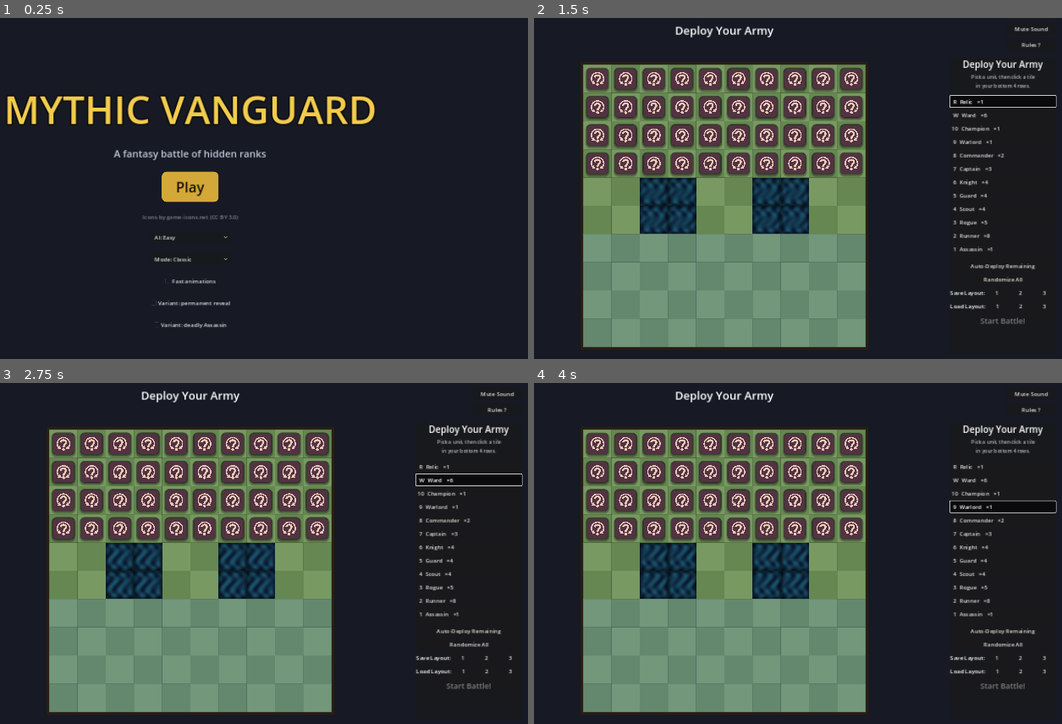
Above: before the commit, frames 1-4 (two rows, left to right).
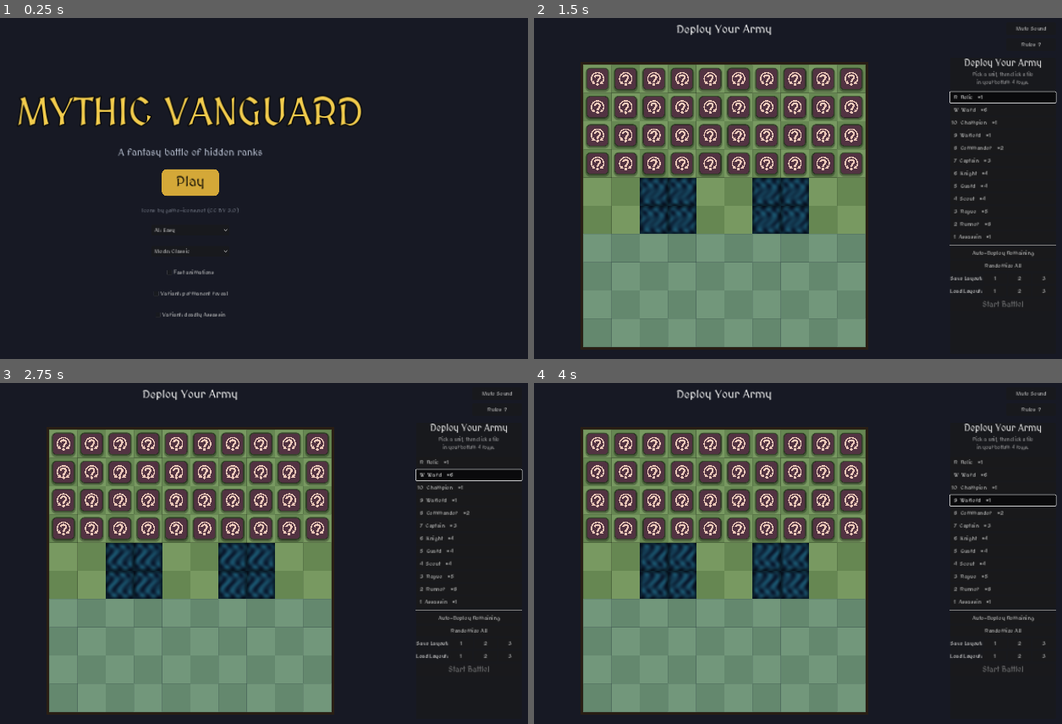
Above: after the commit, the same moments.

Repository: NCSTATEPACK16/MythicVanguard
Game: Godot game, scene res://title.tscn
Same seed, same stepped clock (60 frames per second), same inputs: the game is played once before the commit and once after it.
Inputs:
- Up to frame 1 (0.25 s): no input
- Up to frame 2 (1.5 s): click "Play" at 0.5 s; click "R Relic ×1" at 1.25 s
- Up to frame 3 (2.75 s): click "W Ward ×6" at 2 s
- Up to frame 4 (4 s): click "10 Champion ×1" at 2.75 s; click "9 Warlord ×1" at 3.5 s

The runs differ from the first frame. In frame 1, 5.4% of the frame differs, in the area x 1-71%, y 22-92%; in frame 2, 3.1%; in frame 3, 3.1%; in frame 4, 3.1%.

Commit message:
feat: setup rearrange-by-swap + medieval UI font
Setup phase: dropping a dragged piece onto an occupied square in your
half now swaps the two pieces, so you can auto-deploy for the bulk and
then rearrange freely. The hovered target jiggles (iOS home-screen feel)
and the displaced piece settle-shakes into its new square. Drop handling
now uses deploy_start_row so it's correct in Blitz too, and a global
release handler makes touch drags reliable on iPhone.

Move History: replace the missing-glyph arrow with an ASCII '->' so it no
longer renders as a tofu box, and bundle MedievalSharp (OFL) as the
default UI theme font for a consistent medieval look.

Adds headless --rulestest coverage for swap, empty-move, snap-back, the
hover-target resolver, and the ASCII arrow. Web build re-exported.

Co-Authored-By: Claude Opus 4.8 <noreply@anthropic.com>

Diff:
--- a/main.gd
+++ b/main.gd
@@ -22,6 +22,10 @@
 var pool_counts = {}
 var selected_deploy_type: String = ""
 var tray_buttons = {}
+
+# Setup-phase drag/swap tracking
+var dragging_piece = null   # the player piece currently being dragged, or null
+var jiggle_target = null    # the piece currently jiggling as a swap target, or null
 
 # Play phase state
 var selected_piece = null
@@ -214,6 +218,37 @@
 	if GameManager.current_state == GameManager.GameState.PLAYER_TURN and valid_moves.size() > 0:
 		_pulse_time += delta
 		queue_redraw()
+	# Setup: jiggle whichever piece a dragged token hovers over, so it reads as
+	# "release here to swap" (iOS home-screen feel).
+	elif GameManager.current_state == GameManager.GameState.SETUP and dragging_piece != null:
+		_update_swap_hover()
+
+func _on_piece_dragged(piece):
+	if GameManager.current_state == GameManager.GameState.SETUP:
+		dragging_piece = piece
+
+func _update_swap_hover():
+	var occupant = _swap_target_under(dragging_piece)
+	if occupant == jiggle_target:
+		return
+	if jiggle_target != null:
+		jiggle_target.stop_jiggle()
+	jiggle_target = occupant
+	if jiggle_target != null:
+		jiggle_target.start_jiggle()
+
+# The player piece a dragged token currently overlaps and could swap with, or
+# null. A valid swap target sits in bounds, in the player's deploy rows, and is
+# a different piece than the one being dragged.
+func _swap_target_under(piece):
+	var pos = piece.global_position
+	var tile = Vector2i(int(pos.x / TILE_SIZE), int(pos.y / TILE_SIZE))
+	if not _in_bounds(tile) or tile.y < deploy_start_row:
+		return null
+	var occupant = grid[tile.x][tile.y]
+	if occupant == null or occupant == piece:
+		return null
+	return occupant
 
 # ---------------------------------------------------------------- UI building
 
@@ -634,7 +669,7 @@
 func _log_move(is_player: bool, from: Vector2i, to: Vector2i, attacker, defender, result: String):
 	move_number += 1
 	var who = "You" if is_player else "Enemy"
-	var text = "%d. %s %s→%s" % [move_number, who, _coord(from), _coord(to)]
+	var text = "%d. %s %s->%s" % [move_number, who, _coord(from), _coord(to)]
 	if defender != null:
 		var outcome = {"attacker_wins": "attacker wins", "defender_wins": "defender wins",
 			"draw": "both fall", "game_over": "Relic captured!"}[result]
@@ -728,6 +763,7 @@
 	piece.piece_clicked.connect(_on_piece_clicked)
 	if team == GameManager.Team.PLAYER:
 		piece.piece_dropped.connect(_on_piece_dropped)
+		piece.piece_dragged.connect(_on_piece_dragged)
 	return piece
 
 func _on_tray_type_pressed(type: String):
@@ -970,22 +1006,44 @@
 	vbox.add_child(retry)
 
 func _on_piece_dropped(piece):
+	# End of a drag: stop any hover jiggle and clear drag tracking first.
+	dragging_piece = null
+	if jiggle_target != null:
+		jiggle_target.stop_jiggle()
+		jiggle_target = null
+
 	if GameManager.current_state != GameManager.GameState.SETUP:
 		return
 
+	var from = piece.current_grid_pos
 	var drop_pos = piece.global_position
 	var target = Vector2i(int(drop_pos.x / TILE_SIZE), int(drop_pos.y / TILE_SIZE))
 
-	if _in_bounds(target) and target.y >= 6 and grid[target.x][target.y] == null:
-		grid[piece.current_grid_pos.x][piece.current_grid_pos.y] = null
-		var tween = create_tween()
-		tween.tween_property(piece, "global_position", _tile_center(target), 0.1).set_trans(Tween.TRANS_QUAD).set_ease(Tween.EASE_OUT)
-		piece.current_grid_pos = target
-		grid[target.x][target.y] = piece
+	if _in_bounds(target) and target.y >= deploy_start_row and target != from:
+		var occupant = grid[target.x][target.y]
+		if occupant == null:
+			# Move into the empty square.
+			grid[from.x][from.y] = null
+			grid[target.x][target.y] = piece
+			piece.current_grid_pos = target
+			var tw = create_tween()
+			tw.tween_property(piece, "global_position", _tile_center(target), 0.1).set_trans(Tween.TRANS_QUAD).set_ease(Tween.EASE_OUT)
+		else:
+			# Swap: the two pieces trade squares.
+			grid[from.x][from.y] = occupant
+			grid[target.x][target.y] = piece
+			piece.current_grid_pos = target
+			occupant.current_grid_pos = from
+			var tw = create_tween()
+			tw.tween_property(piece, "global_position", _tile_center(target), 0.1).set_trans(Tween.TRANS_QUAD).set_ease(Tween.EASE_OUT)
+			var tw2 = create_tween()
+			tw2.tween_property(occupant, "global_position", _tile_center(from), 0.12).set_trans(Tween.TRANS_QUAD).set_ease(Tween.EASE_OUT)
+			occupant.settle_shake()
+			GameManager.play_sfx("deploy")
 	else:
-		# Snap back to where it came from
-		var tween = create_tween()
-		tween.tween_property(piece, "global_position", _tile_center(piece.current_grid_pos), 0.2).set_trans(Tween.TRANS_QUAD).set_ease(Tween.EASE_OUT)
+		# Snap back to where it came from.
+		var tw = create_tween()
+		tw.tween_property(piece, "global_position", _tile_center(from), 0.2).set_trans(Tween.TRANS_QUAD).set_ease(Tween.EASE_OUT)
 	queue_redraw()
 
 # ---------------------------------------------------------------- play phase
@@ -1487,4 +1545,48 @@
 	_rt_assert(Vector2i(0, 0) in _calculate_valid_moves(pr), "puzzle: runner can reach the relic")
 	_rt_assert(GameManager.resolve_combat(pr.data, relic.data) == "game_over", "puzzle: capturing the relic wins")
 
+	# Setup drag/swap: rearranging pieces on an already-full board. Clear the
+	# board, then drive _on_piece_dropped the way a released drag does.
+	for x in range(BOARD_SIZE):
+		for y in range(BOARD_SIZE):
+			var pc4 = _piece_at(Vector2i(x, y))
+			if pc4:
+				grid[x][y] = null
+				pc4.queue_free()
+	var prev_state = GameManager.current_state
+	GameManager.current_state = GameManager.GameState.SETUP
+	var back := BOARD_SIZE - 1
+	var pa = _spawn_piece(GameManager.Team.PLAYER, "Knight", Vector2i(0, back))
+	var pb = _spawn_piece(GameManager.Team.PLAYER, "Guard", Vector2i(1, back))
+
+	# Hover resolver picks the occupant under a dragged token.
+	pa.global_position = _tile_center(Vector2i(1, back))
+	_rt_assert(_swap_target_under(pa) == pb, "hover resolver finds the occupied swap target")
+	pa.global_position = _tile_center(Vector2i(4, back))
+	_rt_assert(_swap_target_under(pa) == null, "hover resolver ignores empty squares")
+	pa.global_position = _tile_center(Vector2i(0, back))
+	_rt_assert(_swap_target_under(pa) == null, "hover resolver ignores the dragged piece's own square")
+
+	# Drop onto an occupied square swaps the two pieces.
+	pa.global_position = _tile_center(Vector2i(1, back))
+	_on_piece_dropped(pa)
+	_rt_assert(grid[1][back] == pa and grid[0][back] == pb, "swap exchanges the two grid cells")
+	_rt_assert(pa.current_grid_pos == Vector2i(1, back) and pb.current_grid_pos == Vector2i(0, back), "swap updates both grid positions")
+
+	# Drop onto an empty in-half square moves without disturbing others.
+	pa.global_position = _tile_center(Vector2i(3, back))
+	_on_piece_dropped(pa)
+	_rt_assert(grid[1][back] == null and grid[3][back] == pa and pa.current_grid_pos == Vector2i(3, back), "drop on empty square moves the piece")
+
+	# Drop outside the deploy rows snaps back: grid is untouched.
+	pa.global_position = _tile_center(Vector2i(3, 0))
+	_on_piece_dropped(pa)
+	_rt_assert(grid[3][back] == pa and pa.current_grid_pos == Vector2i(3, back), "invalid drop snaps back, grid unchanged")
+	GameManager.current_state = prev_state
+
+	# Move-history glyph fix: the arrow is ASCII, so no missing-glyph tofu.
+	_log_move(true, Vector2i(0, back), Vector2i(0, back - 1), null, null, "")
+	var logged = history_list.get_child(history_list.get_child_count() - 1).text
+	_rt_assert(logged.contains("->") and not logged.contains("→"), "move history uses ascii arrow (no tofu)")
+
 	_rt_finish()
--- a/piece.gd
+++ b/piece.gd
@@ -130,16 +130,28 @@
 	if GameManager.current_state != GameManager.GameState.SETUP and GameManager.current_state != GameManager.GameState.PLAYER_TURN:
 		return
 
-	if event is InputEventMouseButton and event.button_index == MOUSE_BUTTON_LEFT:
-		if event.pressed:
-			if GameManager.current_state == GameManager.GameState.SETUP:
-				if data.team == PieceData.Team.PLAYER:
-					start_drag()
-			elif GameManager.current_state == GameManager.GameState.PLAYER_TURN:
-				piece_clicked.emit(self)
-		else:
-			if is_dragging:
-				end_drag()
+	# Only react to the press here. Touch is delivered as an emulated mouse
+	# button (project setting emulate_mouse_from_touch), so handling mouse
+	# alone covers finger taps too — reacting to the raw touch event as well
+	# would double-fire and cancel the play-phase selection toggle. The
+	# release is handled globally in _input() so it still fires when the
+	# finger/cursor lifts just off the token after a fast drag.
+	if event is InputEventMouseButton and event.button_index == MOUSE_BUTTON_LEFT and event.pressed:
+		if GameManager.current_state == GameManager.GameState.SETUP:
+			if data.team == PieceData.Team.PLAYER:
+				start_drag()
+		elif GameManager.current_state == GameManager.GameState.PLAYER_TURN:
+			piece_clicked.emit(self)
+
+# Release can land off the token on a fast drag, so watch globally. end_drag()
+# is idempotent, so it's harmless if the on-token release also fires.
+func _input(event):
+	if not is_dragging:
+		return
+	if event is InputEventMouseButton and event.button_index == MOUSE_BUTTON_LEFT and not event.pressed:
+		end_drag()
+	elif event is InputEventScreenTouch and not event.pressed:
+		end_drag()
 
 func start_drag():
 	is_dragging = true
@@ -148,6 +160,38 @@
 	piece_dragged.emit(self)
 
 func end_drag():
+	if not is_dragging:
+		return
 	is_dragging = false
 	z_index = 10
+	stop_jiggle()
 	piece_dropped.emit(self)
+
+# iOS-home-screen wobble: a small looping rotation, layered over the idle
+# breathe (which tweens Visuals' scale) so the two don't fight. Used to signal
+# "let go here and we'll swap" while another piece hovers over this one.
+var _jiggle_tween: Tween
+
+func start_jiggle():
+	if _jiggle_tween and _jiggle_tween.is_valid():
+		return
+	_jiggle_tween = create_tween().set_loops()
+	_jiggle_tween.tween_property(self, "rotation_degrees", 4.0, 0.09).set_trans(Tween.TRANS_SINE)
+	_jiggle_tween.tween_property(self, "rotation_degrees", -4.0, 0.18).set_trans(Tween.TRANS_SINE)
+	_jiggle_tween.tween_property(self, "rotation_degrees", 0.0, 0.09).set_trans(Tween.TRANS_SINE)
+
+func stop_jiggle():
+	if _jiggle_tween and _jiggle_tween.is_valid():
+		_jiggle_tween.kill()
+	_jiggle_tween = null
+	rotation_degrees = 0.0
+
+# Quick one-off shake for the piece that gets displaced by a swap, as it slides
+# to its new home. Cancels any hover jiggle first so they don't overlap.
+func settle_shake():
+	stop_jiggle()
+	var tw = create_tween()
+	tw.tween_property(self, "rotation_degrees", 7.0, 0.05).set_trans(Tween.TRANS_SINE)
+	tw.tween_property(self, "rotation_degrees", -5.0, 0.07).set_trans(Tween.TRANS_SINE)
+	tw.tween_property(self, "rotation_degrees", 3.0, 0.06).set_trans(Tween.TRANS_SINE)
+	tw.tween_property(self, "rotation_degrees", 0.0, 0.05).set_trans(Tween.TRANS_SINE)
--- a/project.godot
+++ b/project.godot
@@ -31,6 +31,10 @@
 window/stretch/mode="canvas_items"
 window/stretch/aspect="keep"
 
+[gui]
+
+theme/custom_font="res://assets/fonts/MedievalSharp.ttf"
+
 [input_devices]
 
 pointing/emulate_mouse_from_touch=true
Binary file added: assets/fonts/MedievalSharp.ttf
Not shown, added: assets/fonts/OFL.txt
Not shown, changed: build/index.html
Not shown, changed: build/index.pck
